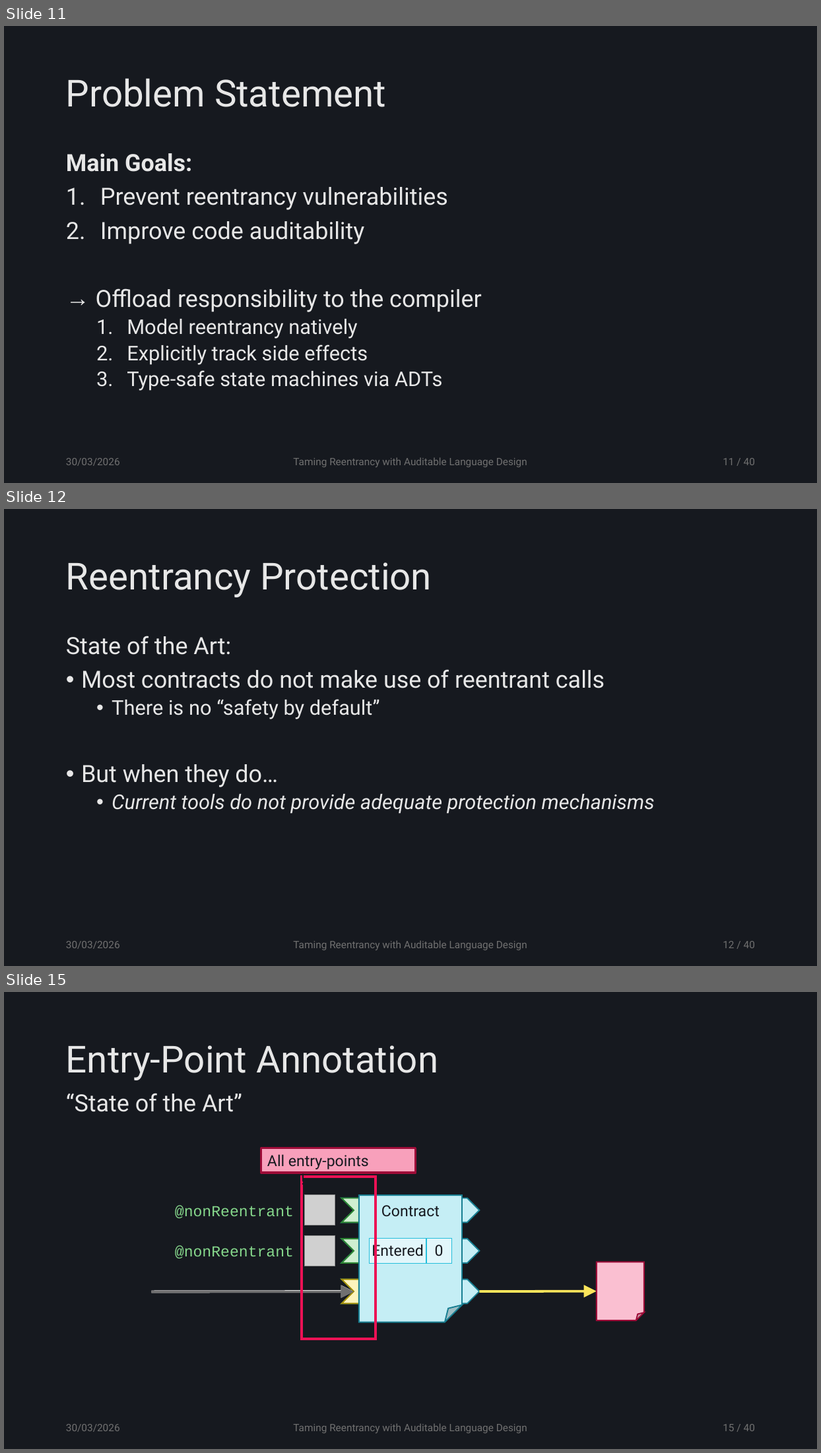
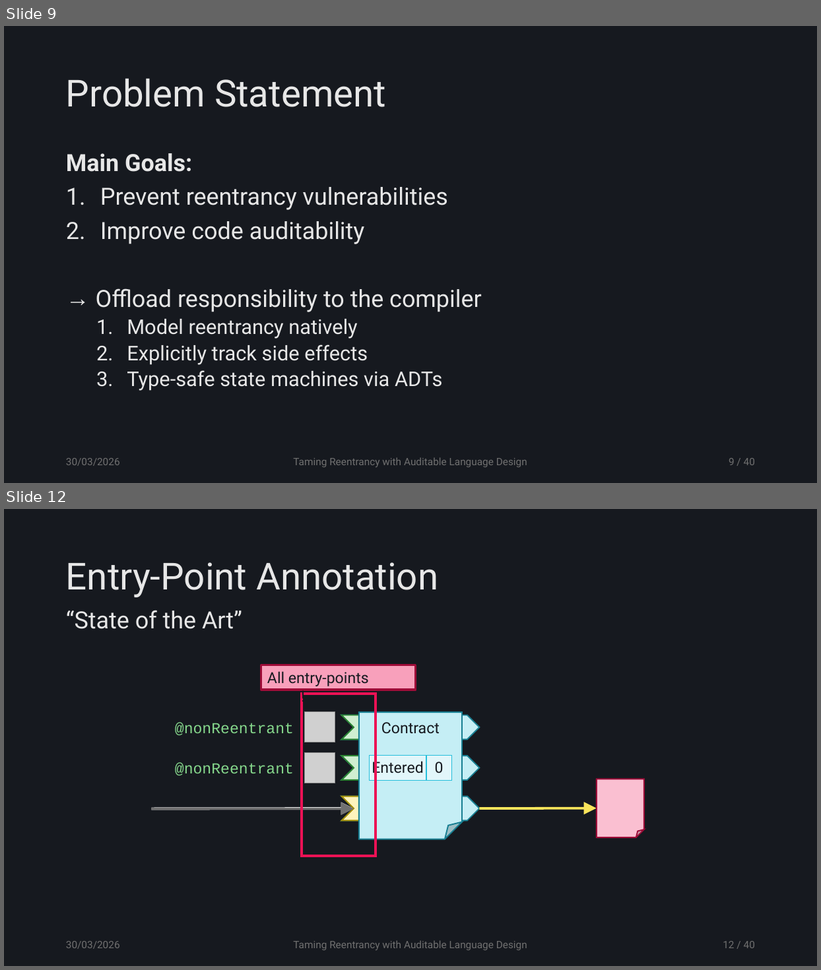
Before and after one commit to tzann/thesis, a slide deck: doc/presentation/Thesis.pptx. Shown one above the other, each under a label of ours: slides 11, 12 and 15 before the commit, slides 9 and 12 after it; the slides between them are not shown. The pictures are 821x1453 and 821x970 pixels, drawn with LibreOffice and Linux fonts; fonts in the diff are those of the drawing; grey boxes stand for pictures. Boxes give left, top, right and bottom in pixels: in the first picture for what was removed or moved away, otherwise in the second. Text is boxed around its words. In the diff, an @@ line names an element or a change of style, - is before the commit and + after.

```diff
--- a/doc/presentation/Thesis.pptx
+++ b/doc/presentation/Thesis.pptx
@@ slide 12 removed at [4, 509, 817, 966], background #16191F @@
@@ title removed at [66, 562, 432, 597] @@
-Reentrancy Protection
@@ text removed at [66, 636, 655, 814] @@
-State of the Art:
-• Most contracts do not make use of reentrant calls
-  • There is no “safety by default”
-• But when they do…
-  • Current tools do not provide adequate protection mechanisms
@@ text removed at [66, 941, 120, 949] @@
-30/03/2026
@@ text removed at [293, 941, 527, 951] @@
-Taming Reentrancy with Auditable Language Design
@@ page number removed at [723, 941, 755, 949] @@
-12 / 40
@@ what was slide 11 is now slide 9 @@
@@ page number at [729, 458, 755, 466]: text changed @@
-11 / 40
+9 / 40
@@ what was slide 15 is now slide 12 @@
@@ page number at [723, 941, 755, 949]: text changed @@
-15 / 40
+12 / 40
```
Also in this commit, not shown: 7 slides changed, 3 other slides removed.
